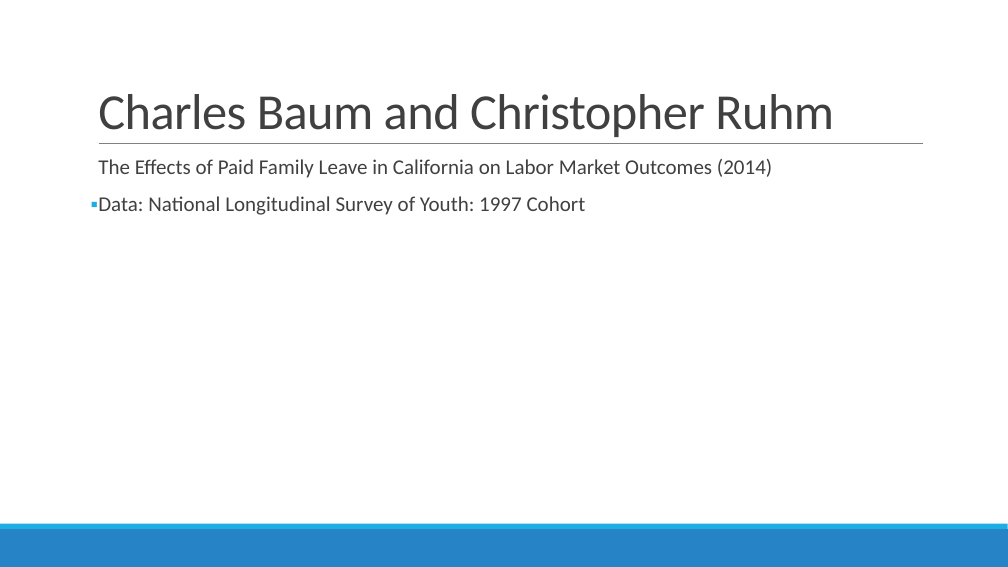
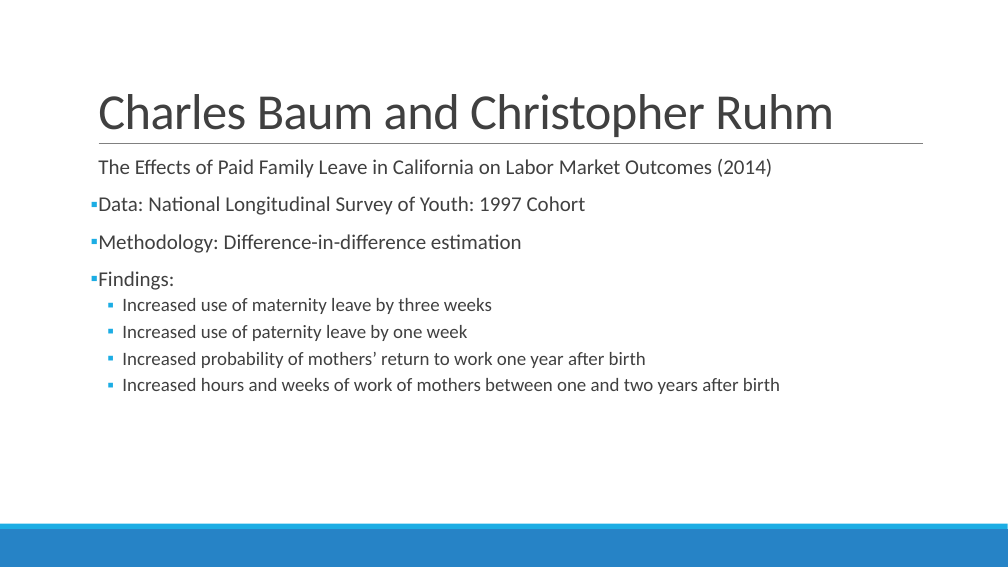
Before and after one commit to alexgoldsmith/Thesis, a slide deck: slide 7 of Thesis.pptx (slide 6 before the commit). Drawn at 1008x567 pixels with LibreOffice and Linux fonts; fonts in the diff are those of the drawing. Boxes give left, top, right and bottom in pixels: in the first picture for what was removed or moved away, otherwise in the second. Text is boxed around its words. In the diff, an @@ line names an element or a change of style, - is before the commit and + after.

```diff
--- a/Thesis.pptx
+++ b/Thesis.pptx
@@ text at [98, 234, 780, 394]: paragraphs added @@
+▪ Methodology: Difference-in-difference estimation
+▪ Findings:
+  ▪ Increased use of maternity leave by three weeks
+  ▪ Increased use of paternity leave by one week
+  ▪ Increased probability of mothers’ return to work one year after birth
+  ▪ Increased hours and weeks of work of mothers between one and two years after birth
```
Also in this commit, not shown: 1 other slide changed, 2 slides added, 1 other file.
